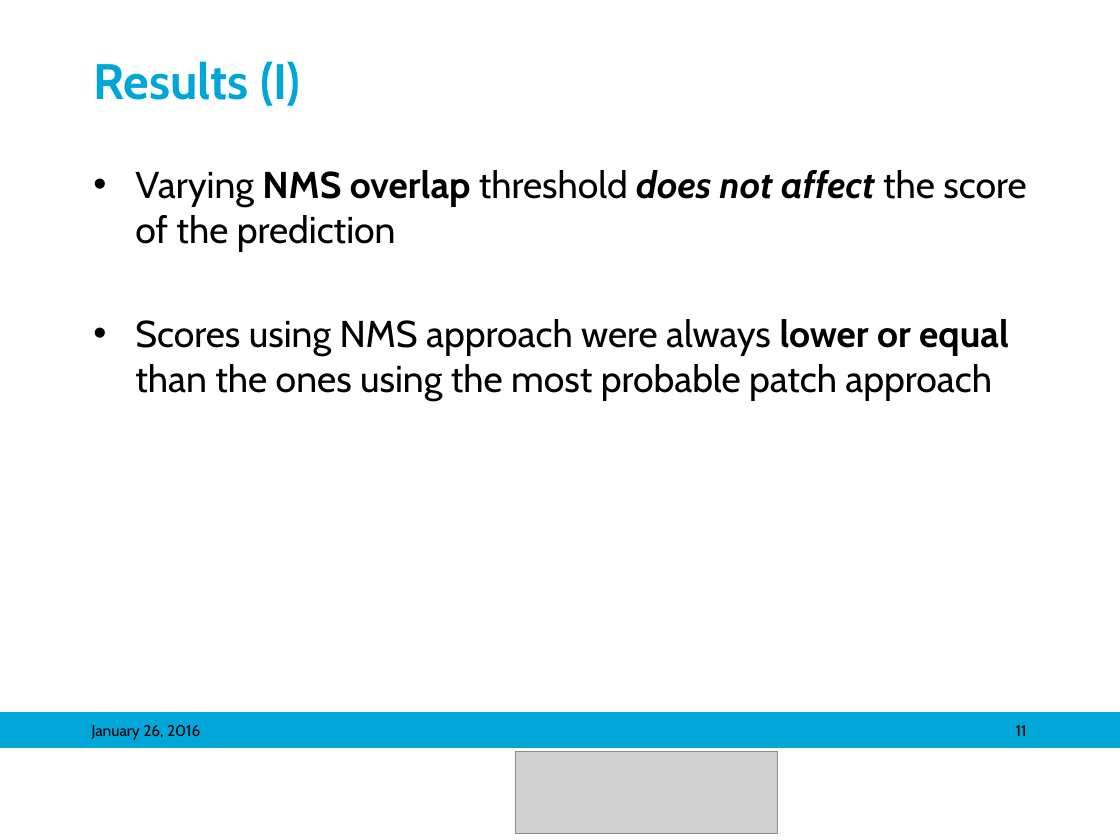
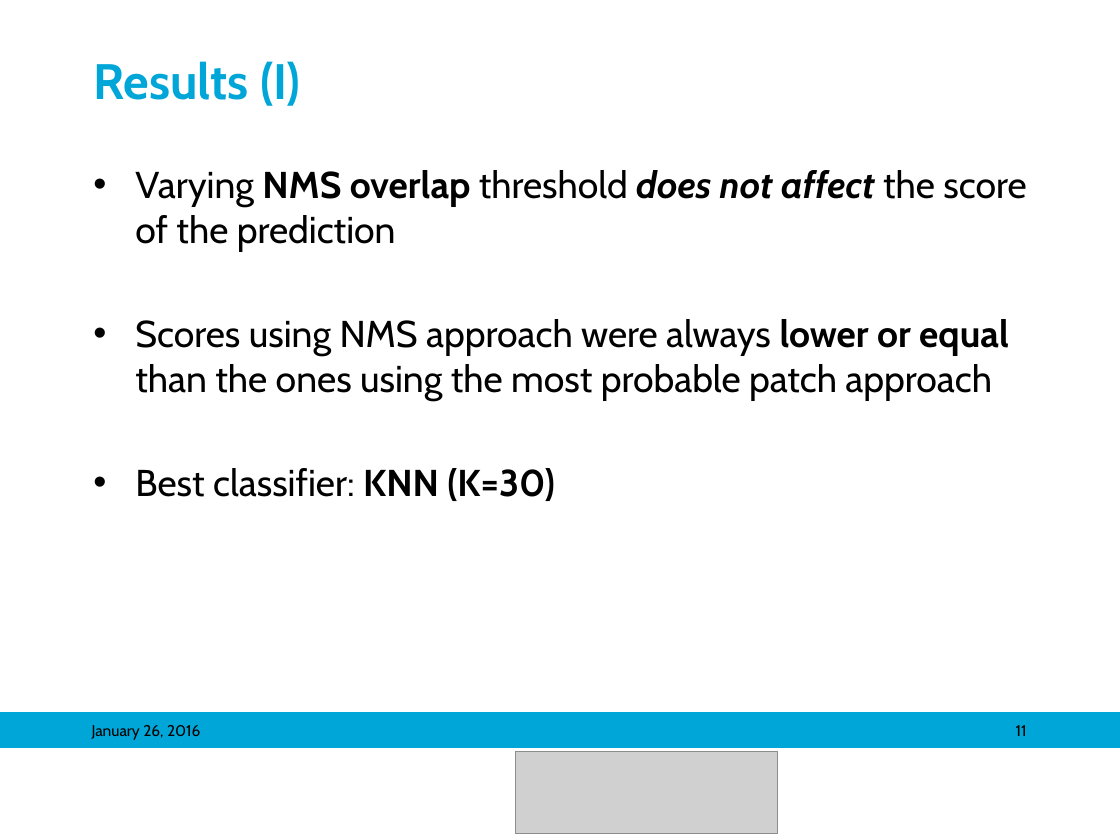
Before and after one commit to mariasv/MM_MedVis_Project, a slide deck: slide 11 of ppt/Object Detection in Medical Images_maria.pptx. Drawn at 1120x840 pixels with LibreOffice and Linux fonts; fonts in the diff are those of the drawing; grey boxes stand for pictures; background and template pictures are left out. Boxes give left, top, right and bottom in pixels: in the first picture for what was removed or moved away, otherwise in the second. Text is boxed around its words. In the diff, an @@ line names an element or a change of style, - is before the commit and + after.

```diff
--- a/ppt/Object Detection in Medical Images_maria.pptx
+++ b/ppt/Object Detection in Medical Images_maria.pptx
@@ text at (135, 468, 555, 501): paragraph added @@
+• Best classifier: KNN (K=30)
```
Also in this commit, not shown: 8 other slides changed, 1 slide added, 2 slides removed.
